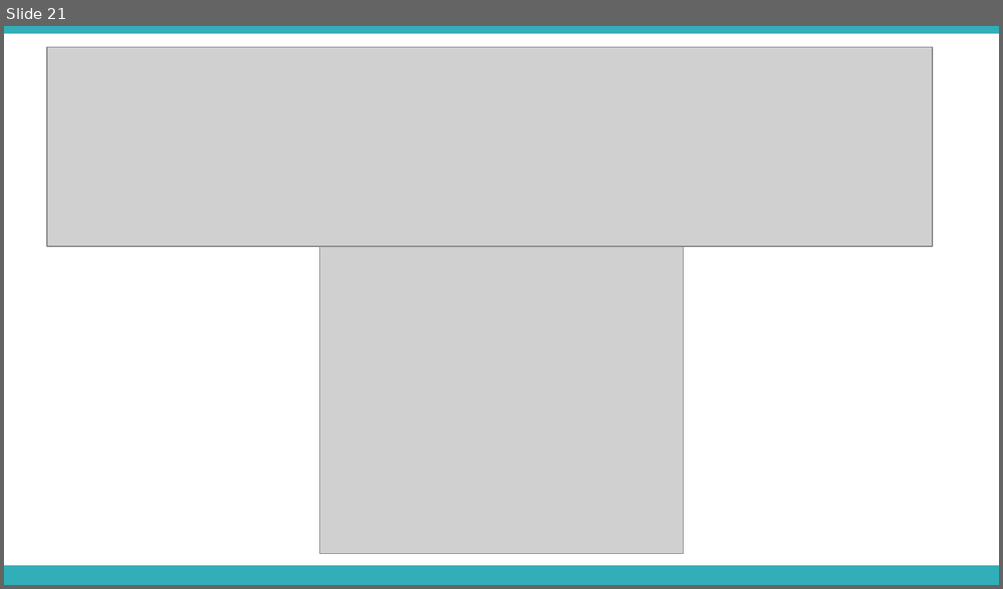
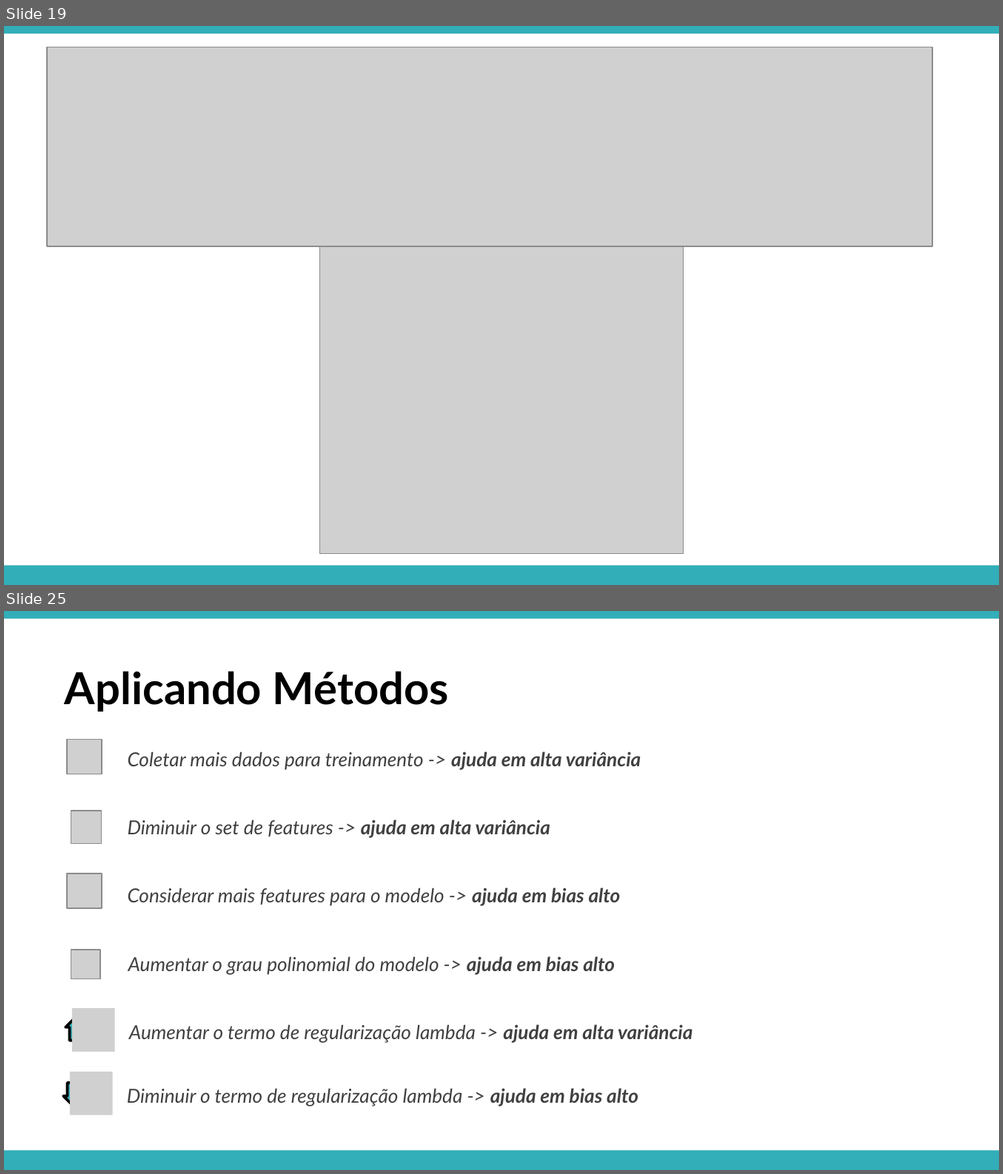
Before and after one commit to APILASTRI/coursera-stanford, a slide deck: machine-learning/notations/semana-6/presentation/09-ml-advices.pptx. Shown one above the other, each under a label of ours: slide 21 before the commit, slides 19 and 25 after it; the slides between them are not shown. The pictures are 1003x589 and 1003x1174 pixels, drawn with LibreOffice and Linux fonts; fonts in the diff are those of the drawing; grey boxes stand for pictures. Boxes give left, top, right and bottom in pixels: in the first picture for what was removed or moved away, otherwise in the second. Text is boxed around its words. In the diff, an @@ line names an element or a change of style, - is before the commit and + after.

```diff
--- a/machine-learning/notations/semana-6/presentation/09-ml-advices.pptx
+++ b/machine-learning/notations/semana-6/presentation/09-ml-advices.pptx
@@ slide 25 added at box(4, 611, 999, 1170), background #FFFFFF; not listed: 2 template elements that a slide beside it also shows @@
@@ text added at box(65, 671, 449, 712), 32 pt, text #000000, bold @@
+Aplicando Métodos
@@ picture added at box(67, 739, 102, 774) @@
@@ text added at box(128, 752, 640, 770), 14 pt, text #404040, italic @@
+Coletar mais dados para treinamento -> ajuda em alta variância
@@ picture added at box(71, 811, 102, 843) @@
@@ text added at box(128, 820, 550, 838), 14 pt, text #404040, italic @@
+Diminuir o set de features -> ajuda em alta variância
@@ picture added at box(67, 874, 102, 908) @@
@@ text added at box(128, 888, 620, 906), 14 pt, text #404040, italic @@
+Considerar mais features para o modelo -> ajuda em bias alto
@@ picture added at box(71, 950, 99, 979) @@
@@ text added at box(128, 957, 614, 974), 14 pt, text #404040, italic @@
+Aumentar o grau polinomial do modelo -> ajuda em bias alto
@@ picture added at box(71, 1009, 114, 1053) @@
@@ right arrow added at box(65, 1020, 81, 1041), fill #32AEB8, outline #000000 2 pt @@
@@ text added at box(129, 1025, 692, 1042), 14 pt, text #404040, italic @@
+Aumentar o termo de regularização lambda -> ajuda em alta variância
@@ picture added at box(70, 1073, 112, 1116) @@
@@ right arrow added at box(63, 1084, 79, 1105), fill #32AEB8, outline #000000 2 pt @@
@@ text added at box(127, 1088, 638, 1106), 14 pt, text #404040, italic @@
+Diminuir o termo de regularização lambda -> ajuda em bias alto
@@ what was slide 21 is now slide 19 @@
```
Also in this commit, not shown: 3 slides changed, 4 other slides added, 2 slides removed, 36 other files.
